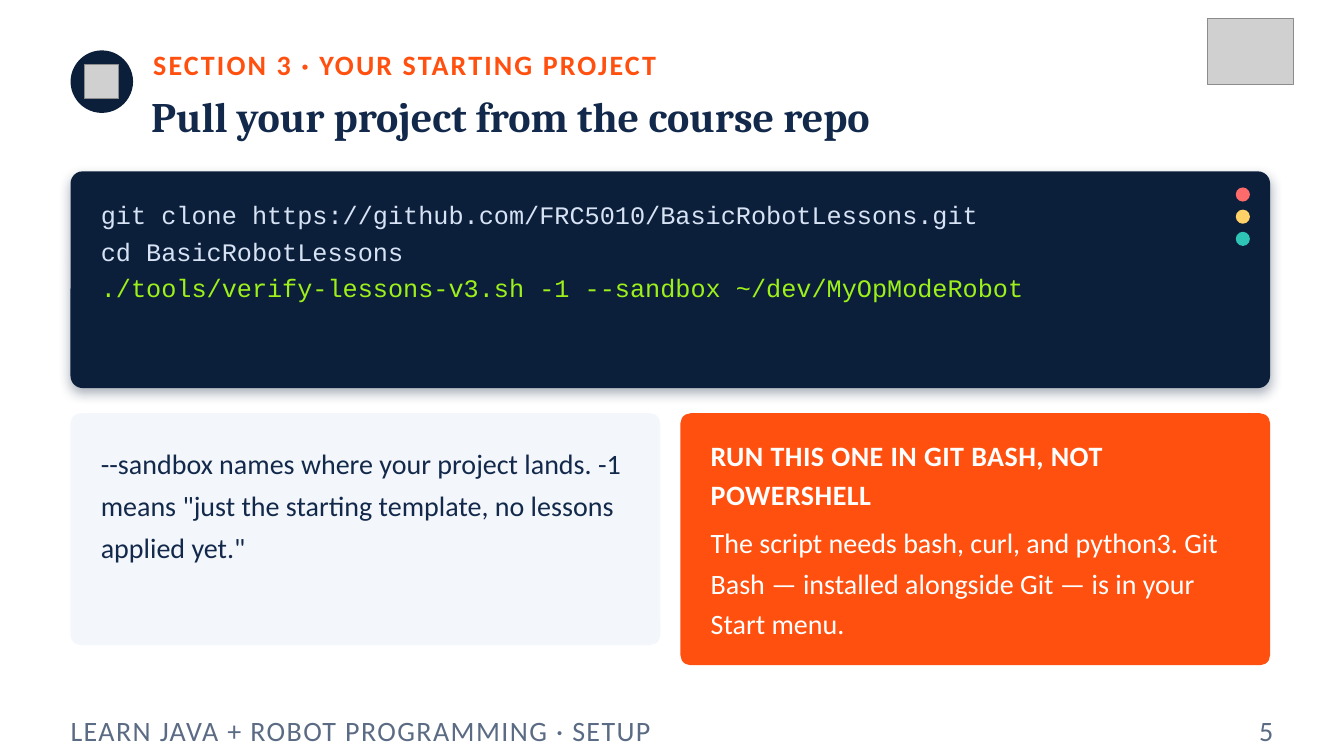
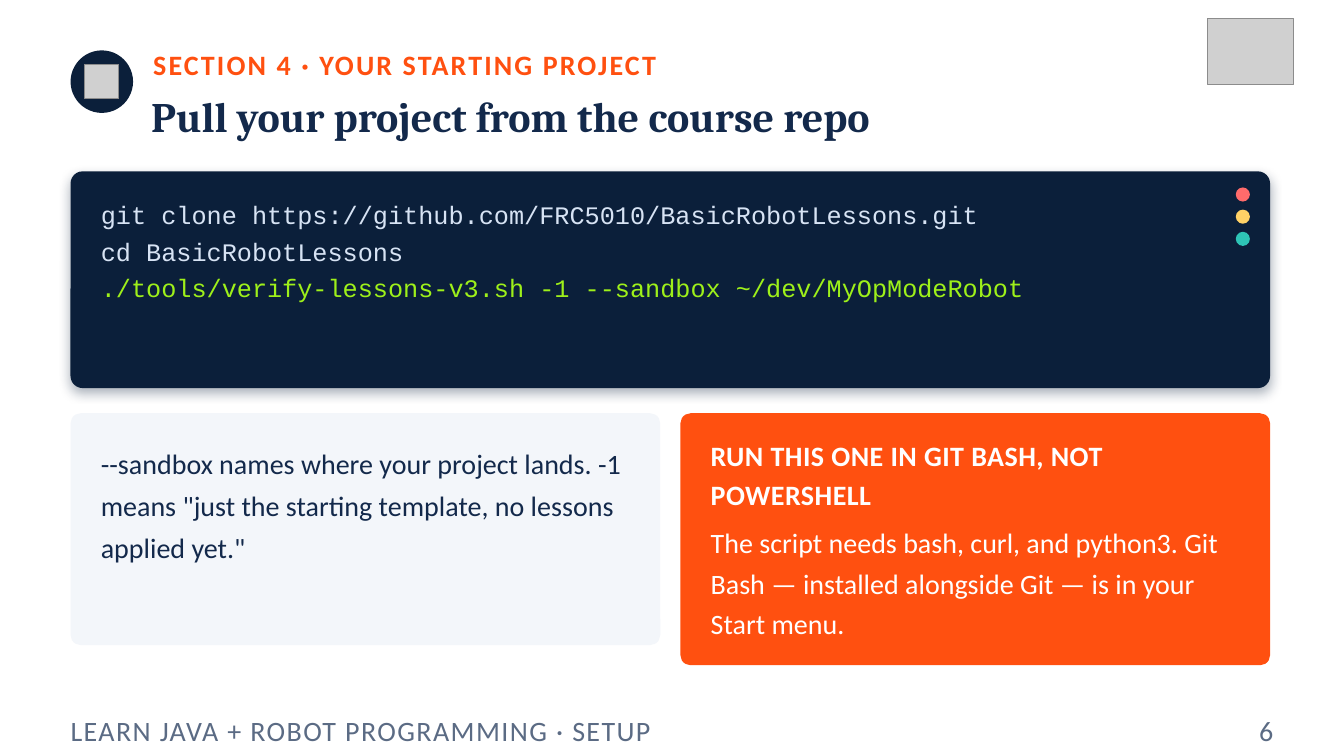
Before and after one commit to FRC5010/BasicRobotLessons, a slide deck: slide 6 of docs/presentations/v3/aside-setup.pptx (slide 5 before the commit). Drawn at 1344x756 pixels with LibreOffice and Linux fonts; fonts in the diff are those of the drawing; grey boxes stand for pictures. Boxes give left, top, right and bottom in pixels: in the first picture for what was removed or moved away, otherwise in the second. Text is boxed around its words. In the diff, an @@ line names an element or a change of style, - is before the commit and + after.

```diff
--- a/docs/presentations/v3/aside-setup.pptx
+++ b/docs/presentations/v3/aside-setup.pptx
@@ text at <box>153,56,656,76</box>: text changed @@
-SECTION 3 · YOUR STARTING PROJECT
+SECTION 4 · YOUR STARTING PROJECT
@@ text at <box>1259,722,1273,741</box>: text changed @@
-5
+6
```
Also in this commit, not shown: 9 other slides changed, 1 slide added, 1 other file.
